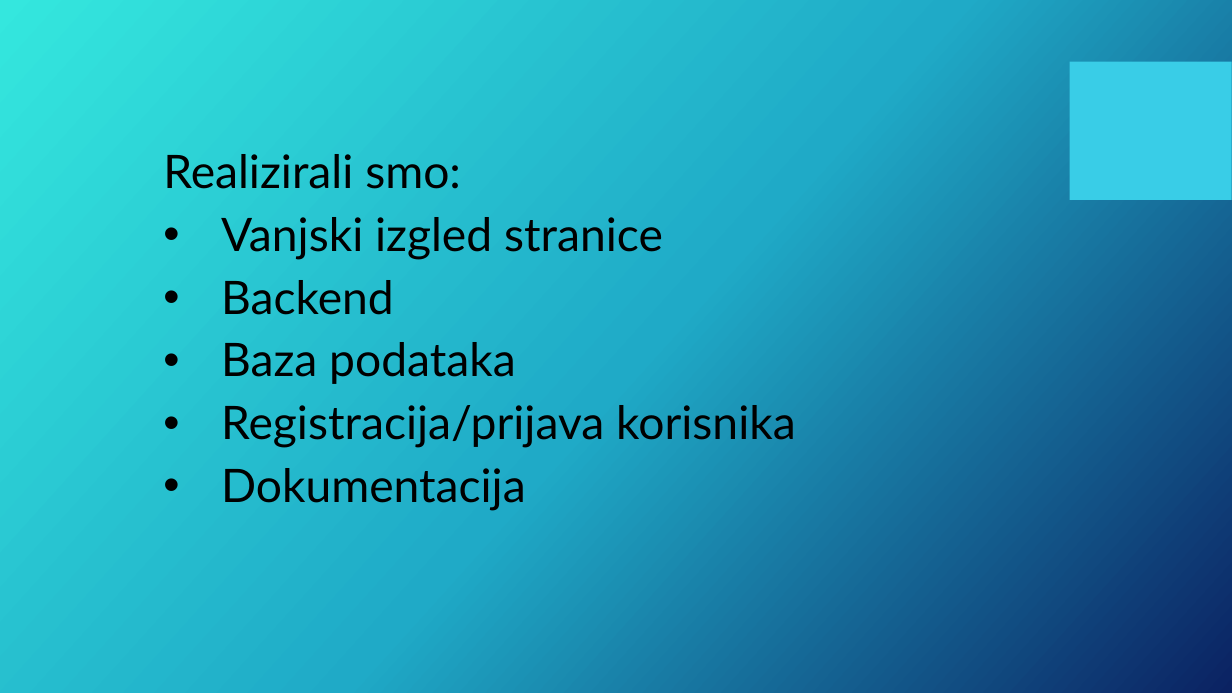
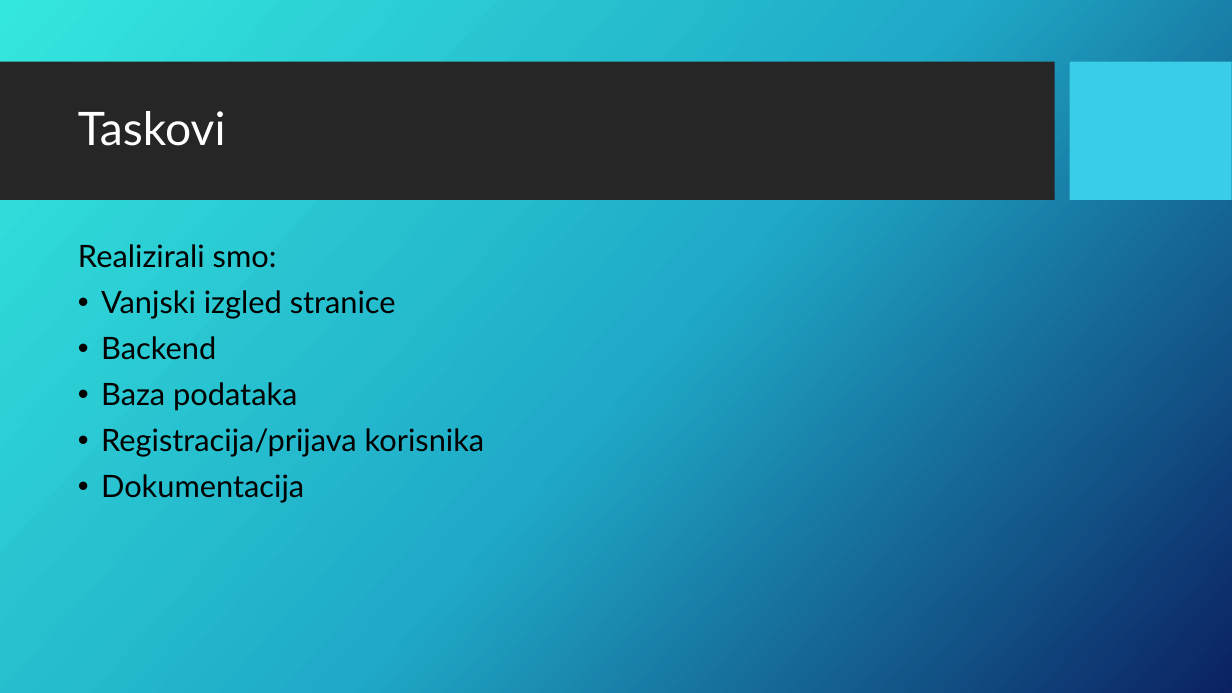
Before and after one commit to f0dor/Programsko-Inzenjerstvo, a slide deck: slide 4 of Testni_plan.pptx. Drawn at 1232x693 pixels with LibreOffice and Linux fonts; fonts in the diff are those of the drawing; background and template pictures are left out. Boxes give left, top, right and bottom in pixels: in the first picture for what was removed or moved away, otherwise in the second. Text is boxed around its words. In the diff, an @@ line names an element or a change of style, - is before the commit and + after.

```diff
--- a/Testni_plan.pptx
+++ b/Testni_plan.pptx
@@ rectangle added at (0,62,1055,201), fill #262626 @@
@@ title added at (78,111,226,146), 36 pt, text #FFFFFF @@
+Taskovi
@@ text "Realizirali smo:": place and size @@
-text "Realizirali smo:" at (163,154,796,511)
+text "Realizirali smo:" at (78,244,485,503)
@@ text "Realizirali smo:" at (78,244,485,503): size 36 to 24 pt; indent changed @@
```
Also in this commit, not shown: 1 other slide changed.
